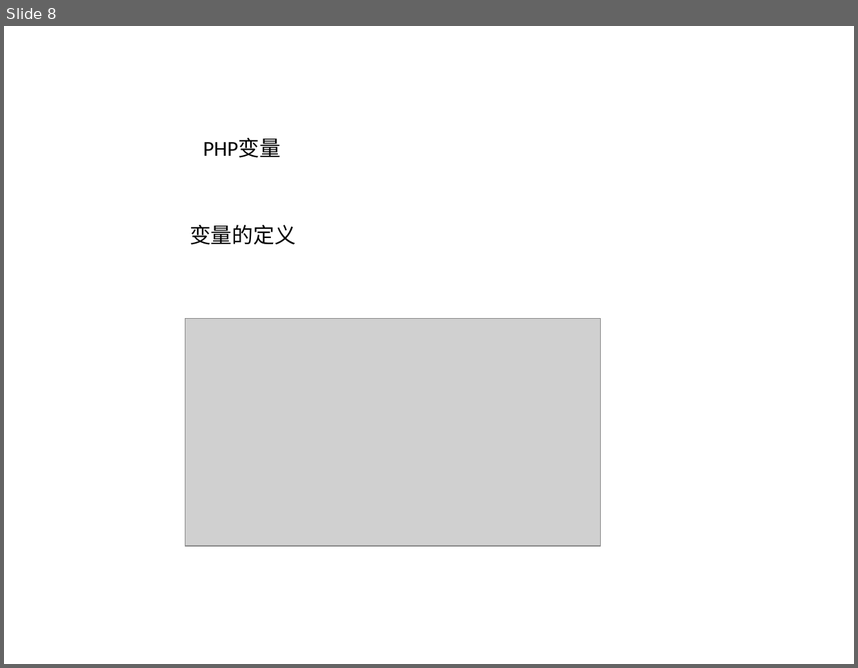
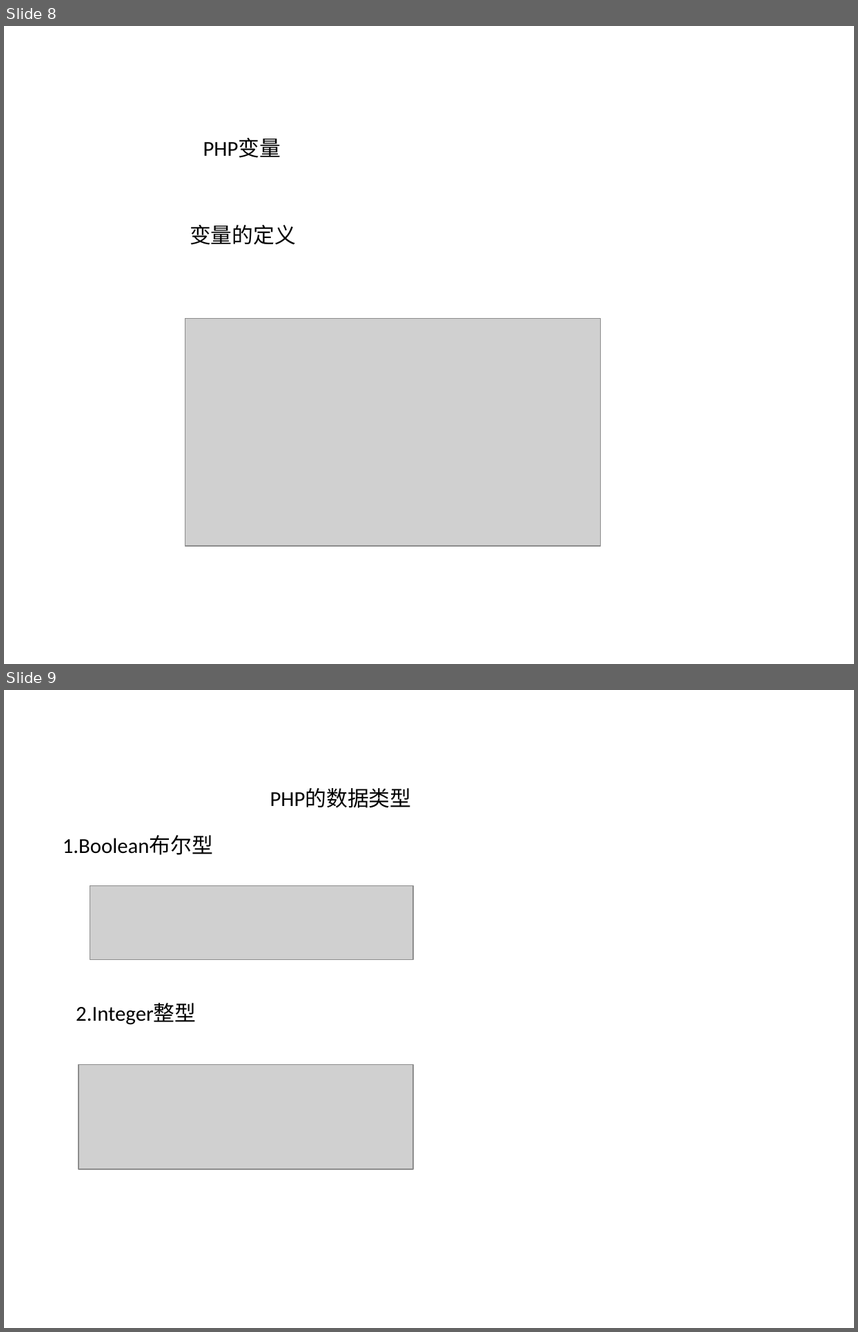
Before and after one commit to nubeier/competition, a slide deck: PHP.pptx. Shown one above the other, each under a label of ours: slide 8 before the commit, slides 8 and 9 after it. The pictures are 858x668 and 858x1332 pixels, drawn with LibreOffice and Linux fonts; fonts in the diff are those of the drawing; grey boxes stand for pictures; background and template pictures are left out. Boxes give left, top, right and bottom in pixels: in the first picture for what was removed or moved away, otherwise in the second. Text is boxed around its words. In the diff, an @@ line names an element or a change of style, - is before the commit and + after.

Commit message:
类型

```diff
--- a/PHP.pptx
+++ b/PHP.pptx
@@ slide 9 added at (x1=4, y1=690, x2=854, y2=1328), background picture (left out) @@
@@ text added at (x1=270, y1=789, x2=412, y2=808), 18 pt, text #000000 @@
+PHP的数据类型
@@ text added at (x1=63, y1=836, x2=213, y2=855), 18 pt, text #000000 @@
+1.Boolean布尔型
@@ picture added at (x1=90, y1=885, x2=413, y2=958) @@
@@ text added at (x1=76, y1=1003, x2=196, y2=1025), 18 pt, text #000000 @@
+2.Integer整型
@@ picture added at (x1=79, y1=1065, x2=414, y2=1170) @@
```
Also in this commit, not shown: 2 other slides added.
